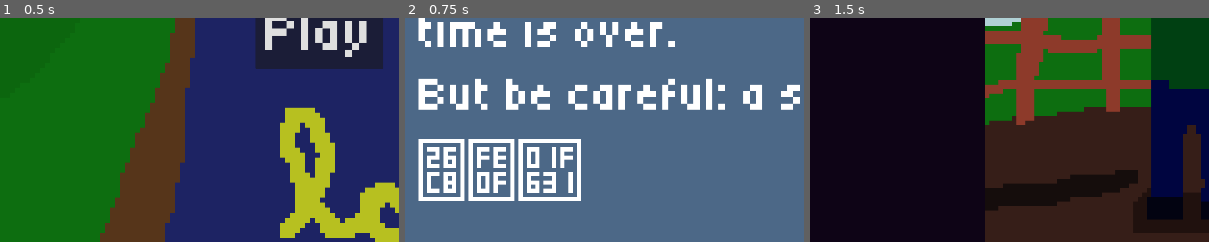
Above: before the commit, frames 1-3 (left to right).
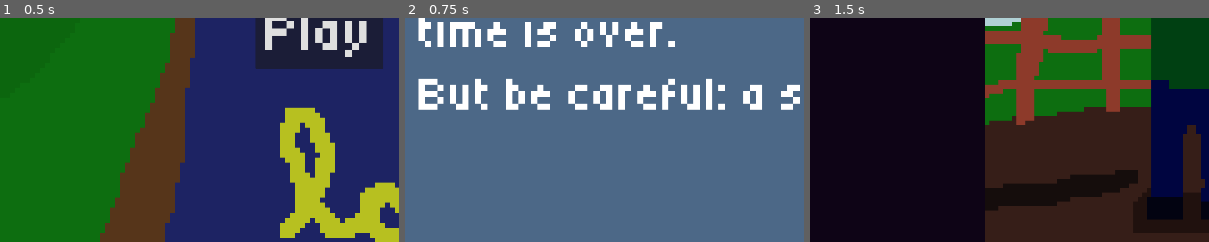
Above: after the commit, the same moments.

Repository: BrianMath/projeto-perfeito
Game: Godot game, scene res://Scenes/menu.tscn
Same seed, same stepped clock (60 frames per second), same inputs: the game is played once before the commit and once after it. Sound files missing from this copy of the repository are replaced by a short silence.
Inputs:
- Up to frame 1 (0.5 s): no input
- Up to frame 2 (0.75 s): click "Play" at 0.5 s
- Up to frame 3 (1.5 s): click "Start" at 1.25 s
The pictures show only the part of the screen within x 0-50%, y 50-100%; the shares and areas given below are measured in that part.

Frame 1 is identical in both runs. In frame 2, 6.2% of the frame differs, in the area x 3-45%, y 54-82%; in frame 3, nothing differs.

Commit message:
Adição de versão para web

Diff:
--- a/Scenes/control.tscn
+++ b/Scenes/control.tscn
@@ -47,8 +47,7 @@
 offset_bottom = 474.0
 scale = Vector2(5, 5)
 text = "Get to the lighthouse before the time is over.
-But be careful: a storm is coming!!!
-⛈️😱"
+But be careful: a storm is coming!!!"
 label_settings = SubResource("LabelSettings_dpnyf")
 autowrap_mode = 2
 
--- /dev/null
+++ b/Scenes/the_bad_end_web.tscn
@@ -0,0 +1,32 @@
+[gd_scene load_steps=6 format=3 uid="uid://bdi1q334o1aqe"]
+
+[ext_resource type="Script" path="res://Scripts/the_bad_end_web.gd" id="1_lfj07"]
+[ext_resource type="Texture2D" uid="uid://pwkbjx3x3y81" path="res://Assets/Images/perdeu.png" id="2_8g3od"]
+[ext_resource type="FontFile" uid="uid://7y2h2u4iw37n" path="res://Assets/Tiny5-Regular.ttf" id="3_4h0nw"]
+[ext_resource type="AudioStream" uid="uid://clmj5oko1fkt3" path="res://Assets/Sounds/morte.wav" id="4_trc8w"]
+
+[sub_resource type="LabelSettings" id="LabelSettings_765h1"]
+font = ExtResource("3_4h0nw")
+font_size = 150
+
+[node name="TheBadEnd_WEB" type="Node2D"]
+script = ExtResource("1_lfj07")
+
+[node name="Sprite2D" type="Sprite2D" parent="."]
+scale = Vector2(1.6875, 1.6875)
+texture = ExtResource("2_8g3od")
+centered = false
+
+[node name="Label" type="Label" parent="."]
+offset_left = 27.0
+offset_top = 61.0
+offset_right = 824.0
+offset_bottom = 252.0
+text = "You lost! :("
+label_settings = SubResource("LabelSettings_765h1")
+
+[node name="AudioStreamPlayer2D" type="AudioStreamPlayer2D" parent="."]
+stream = ExtResource("4_trc8w")
+autoplay = true
+
+[connection signal="finished" from="AudioStreamPlayer2D" to="." method="_on_audio_stream_player_2d_finished"]
--- /dev/null
+++ b/Scenes/the_end_web.tscn
@@ -0,0 +1,44 @@
+[gd_scene load_steps=7 format=3 uid="uid://ddvlsx1mvo2jd"]
+
+[ext_resource type="Texture2D" uid="uid://c06nm6rm4rg47" path="res://Assets/Images/ganhou.png" id="1_3oly1"]
+[ext_resource type="Script" path="res://Scripts/the_end_web.gd" id="1_p2xng"]
+[ext_resource type="FontFile" uid="uid://7y2h2u4iw37n" path="res://Assets/Tiny5-Regular.ttf" id="2_sj0u6"]
+[ext_resource type="AudioStream" uid="uid://w3wged8o4ajf" path="res://Assets/Sounds/ganhou.wav" id="3_x3fet"]
+
+[sub_resource type="LabelSettings" id="LabelSettings_5dpsi"]
+font = ExtResource("2_sj0u6")
+font_size = 120
+
+[sub_resource type="LabelSettings" id="LabelSettings_bdjkv"]
+font_size = 24
+font_color = Color(0.38, 0.2337, 0.114, 1)
+
+[node name="TheEnd_WEB" type="Node2D"]
+script = ExtResource("1_p2xng")
+
+[node name="Sprite2D" type="Sprite2D" parent="."]
+scale = Vector2(1.68906, 1.68906)
+texture = ExtResource("1_3oly1")
+centered = false
+
+[node name="Label" type="Label" parent="."]
+offset_left = 27.0
+offset_top = 61.0
+offset_right = 824.0
+offset_bottom = 252.0
+text = "You won! :)"
+label_settings = SubResource("LabelSettings_5dpsi")
+
+[node name="Label2" type="Label" parent="."]
+offset_left = 2.0
+offset_top = 1050.0
+offset_right = 1157.0
+offset_bottom = 1211.0
+text = "ЖÍГА天ЕМБÁOWÍБÍГЕ"
+label_settings = SubResource("LabelSettings_bdjkv")
+
+[node name="AudioStreamPlayer2D" type="AudioStreamPlayer2D" parent="."]
+stream = ExtResource("3_x3fet")
+autoplay = true
+
+[connection signal="finished" from="AudioStreamPlayer2D" to="." method="_on_audio_stream_player_2d_finished"]
--- /dev/null
+++ b/Scripts/the_bad_end_web.gd
@@ -0,0 +1,6 @@
+extends Node2D
+
+@onready var audio = $AudioStreamPlayer2D
+
+func _on_audio_stream_player_2d_finished():
+	audio.play()
--- /dev/null
+++ b/Scripts/the_end_web.gd
@@ -0,0 +1,6 @@
+extends Node2D
+
+@onready var audio = $AudioStreamPlayer2D
+
+func _on_audio_stream_player_2d_finished():
+	audio.play()
--- a/project.godot
+++ b/project.godot
@@ -10,10 +10,12 @@
 
 [application]
 
-config/name="Projeto Perfeito"
+config/name="Kume Lado"
+config/version="1.0"
 run/main_scene="res://Scenes/menu.tscn"
 config/features=PackedStringArray("4.3", "GL Compatibility")
-config/icon="res://icon.svg"
+config/icon="res://Assets/Images/logo.png"
+config/windows_native_icon="res://icon.ico"
 
 [display]
 
Binary file added: Assets/PixelifySans-VariableFont_wght.ttf
Not shown, added: Assets/PixelifySans-VariableFont_wght.ttf.import
Not shown, added: addons/godot_icon/CreateIcon.gd
Not shown, added: addons/godot_icon/GodotIconPlugin.gd
Not shown, added: addons/godot_icon/IconCreator.gd
Not shown, added: addons/godot_icon/IconCreator.tscn
Not shown, added: addons/godot_icon/IconReplacer.gd
Not shown, added: addons/godot_icon/IconReplacer.tscn
Not shown, added: addons/godot_icon/ReplaceIcon.gd
Not shown, added: addons/godot_icon/plugin.cfg
Binary file added: chuva.png
Not shown, added: chuva.png.import
(and 5 more such lines)
